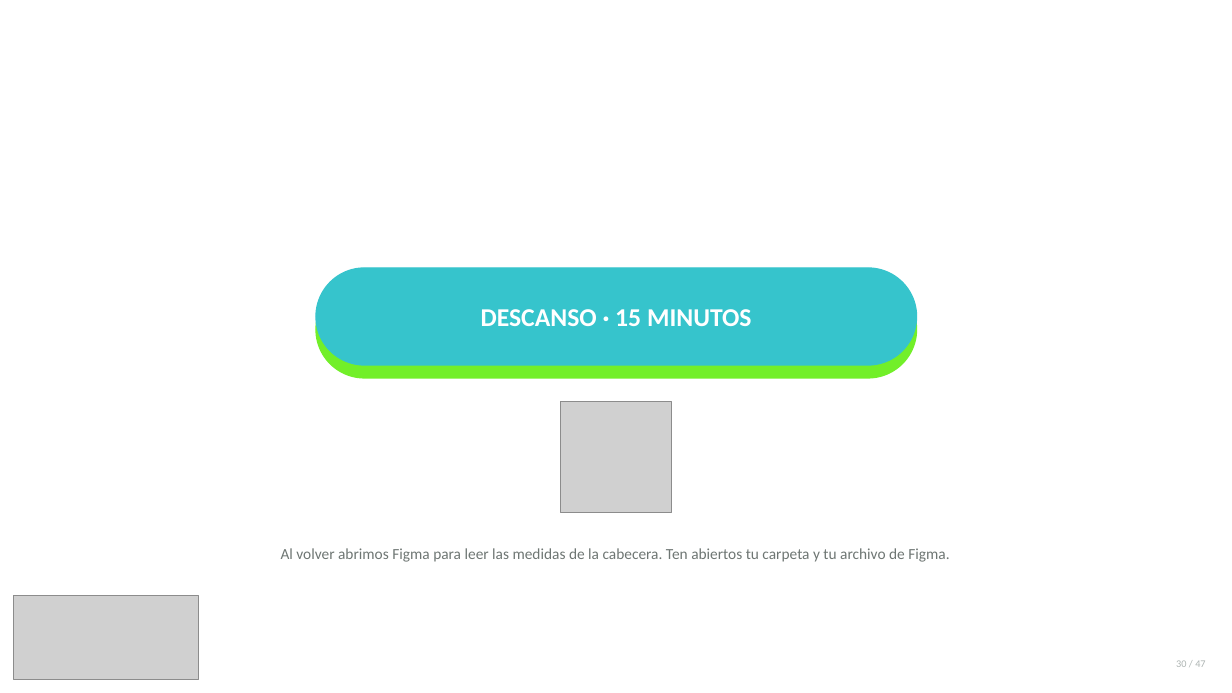
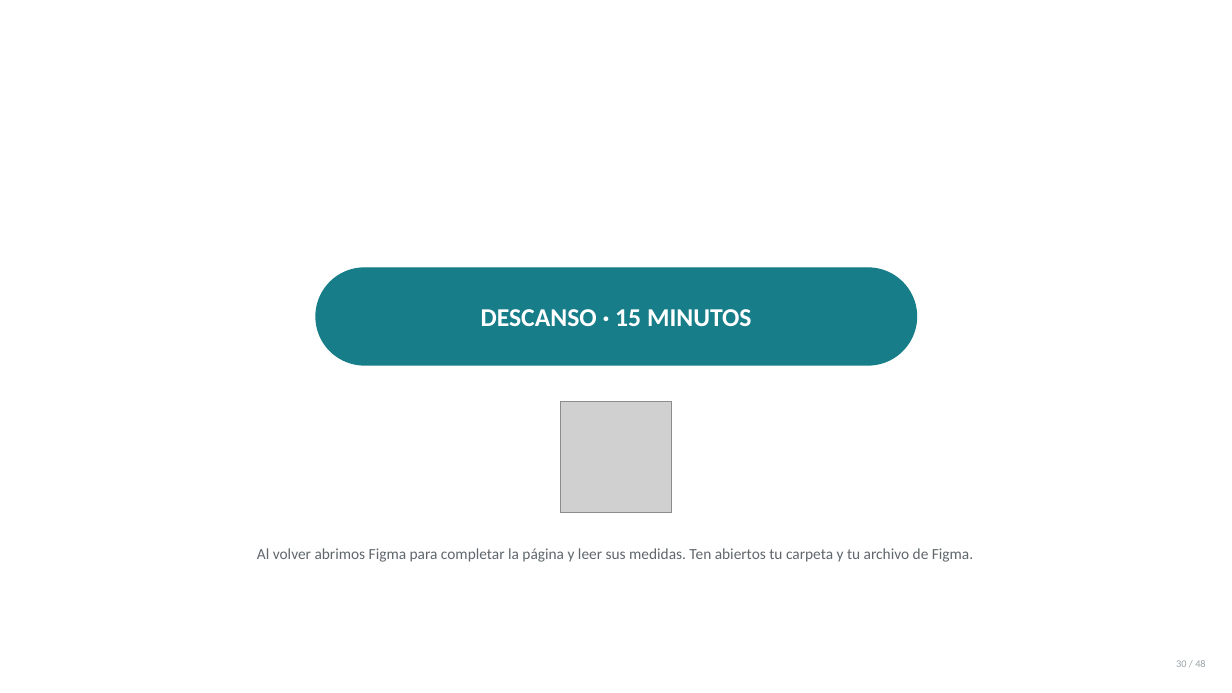
Before and after one commit to anibaler123143423234321/sesiones-dagner, a slide deck: slide 30 of SESION 08/Sesion08-Introduccion-a-CSS3.pptx. Drawn at 1232x693 pixels with LibreOffice and Linux fonts; fonts in the diff are those of the drawing; grey boxes stand for pictures; background and template pictures are left out. Boxes give left, top, right and bottom in pixels: in the first picture for what was removed or moved away, otherwise in the second. Text is boxed around its words. In the diff, an @@ line names an element or a change of style, - is before the commit and + after.

```diff
--- a/SESION 08/Sesion08-Introduccion-a-CSS3.pptx
+++ b/SESION 08/Sesion08-Introduccion-a-CSS3.pptx
@@ rounded rectangle at (316,268,917,365): fill #36C4CC to #177E89; outline #36C4CC 1 pt to #177E89 1 pt @@
@@ rounded rectangle removed at (316,281,917,378) @@
@@ text at (257,548,973,562): text changed; text colour #6E7673 to #5F676C @@
-Al volver abrimos Figma para leer las medidas de la cabecera. Ten abiertos tu carpeta y tu archivo de Figma.
+Al volver abrimos Figma para completar la página y leer sus medidas. Ten abiertos tu carpeta y tu archivo de Figma.
@@ picture removed at (14,596,199,679) @@
@@ text at (1176,660,1205,667): text changed; text colour #AEB5B3 to #9AA2A7 @@
-30 / 47
+30 / 48
```
Also in this commit, not shown: 43 other slides changed, 4 slides added, 3 slides removed, 31 other files.
